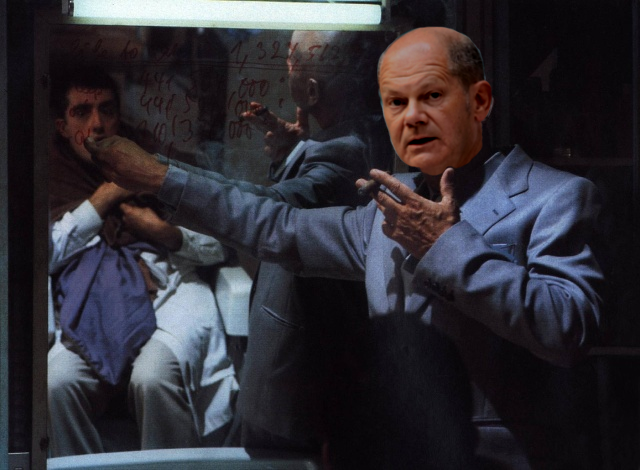
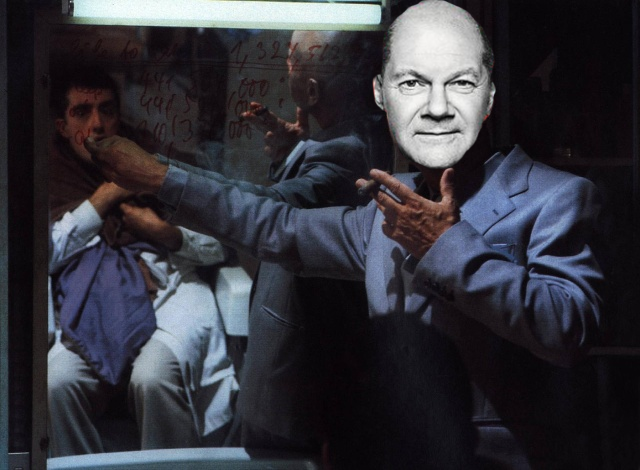
The second w=640, h=470 image is a revision of the first. Changes to its layers:
painted on "momo-1986.jpg" over [372, 0, 496, 176]
added layer "Scholz" above "olaf" over [372, 0, 496, 176]
hid "olaf", painted on it over [372, 20, 496, 176]
